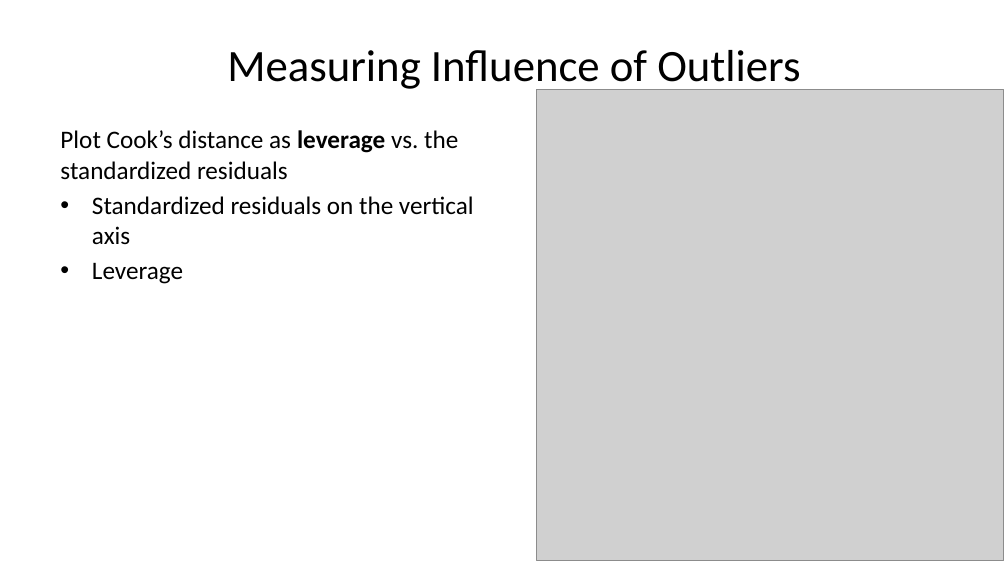
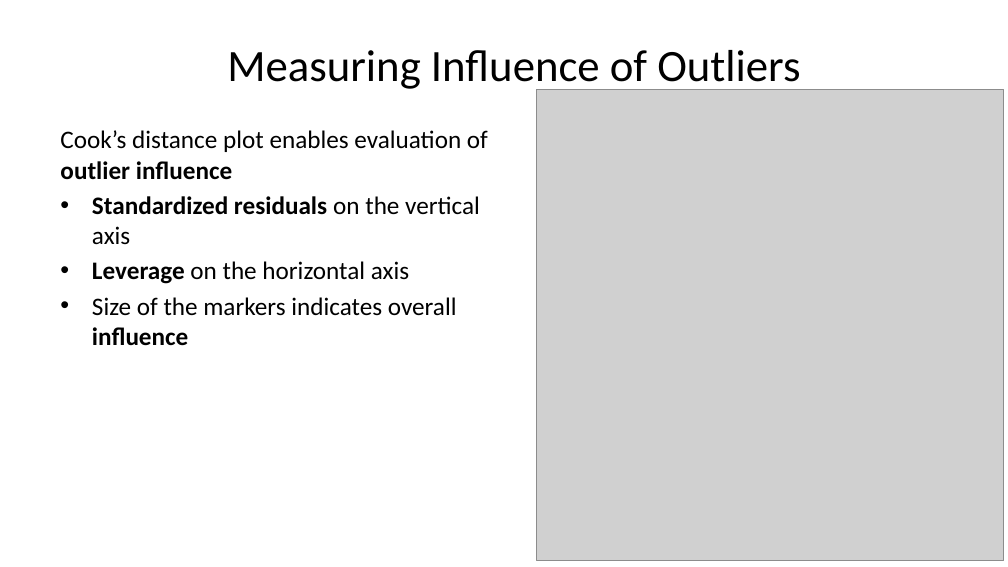
Before and after one commit to StephenElston/CSCI-E-83, a slide deck: slide 30 of LectureSlides/10b_ModelsFor OutliersAndOverdispersion.pptx (slide 31 before the commit). Drawn at 1008x567 pixels with LibreOffice and Linux fonts; fonts in the diff are those of the drawing; grey boxes stand for pictures. Boxes give left, top, right and bottom in pixels: in the first picture for what was removed or moved away, otherwise in the second. Text is boxed around its words. In the diff, an @@ line names an element or a change of style, - is before the commit and + after.

```diff
--- a/LectureSlides/10b_ModelsFor OutliersAndOverdispersion.pptx
+++ b/LectureSlides/10b_ModelsFor OutliersAndOverdispersion.pptx
@@ text at (60, 130, 488, 180): text changed @@
-Plot Cook’s distance as leverage vs. the standardized residuals
+Cook’s distance plot enables evaluation of outlier influence
@@ text at (92, 196, 480, 244): bold on in "Standardized residuals" @@
@@ text at (92, 261, 457, 346): text changed @@
-• Leverage
+• Leverage on the horizontal axis
+• Size of the markers indicates overall influence
```
Also in this commit, not shown: 1 other slide changed, 1 slide removed, 3 other files.
